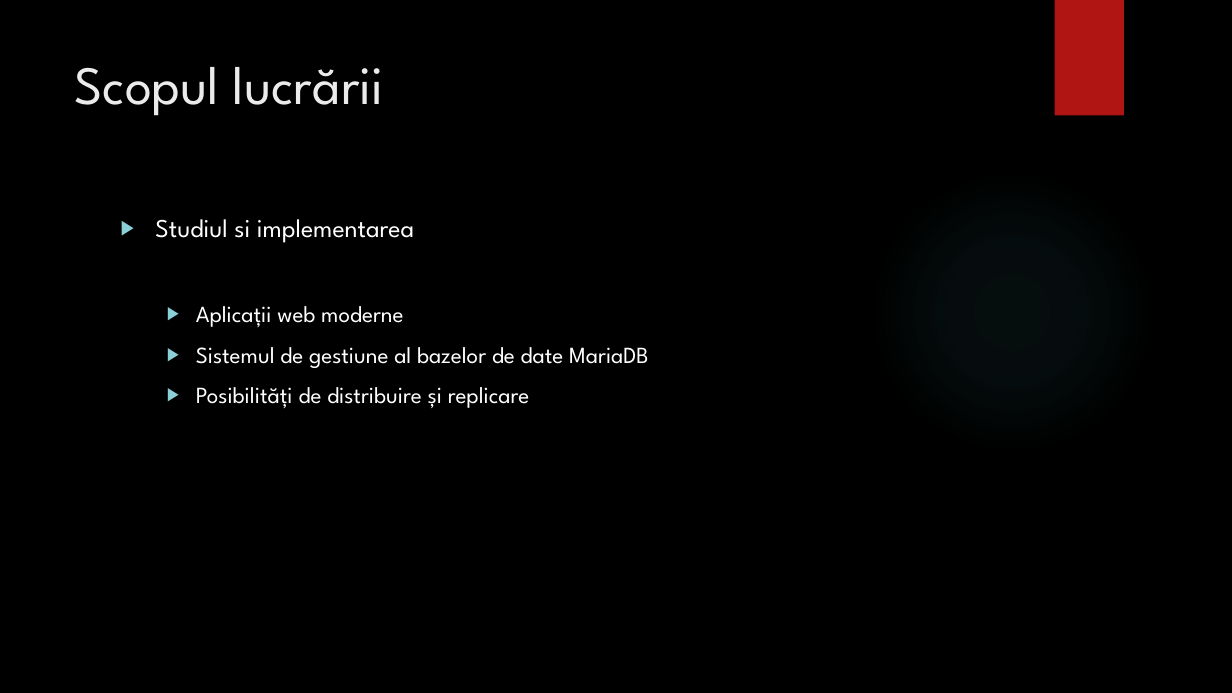
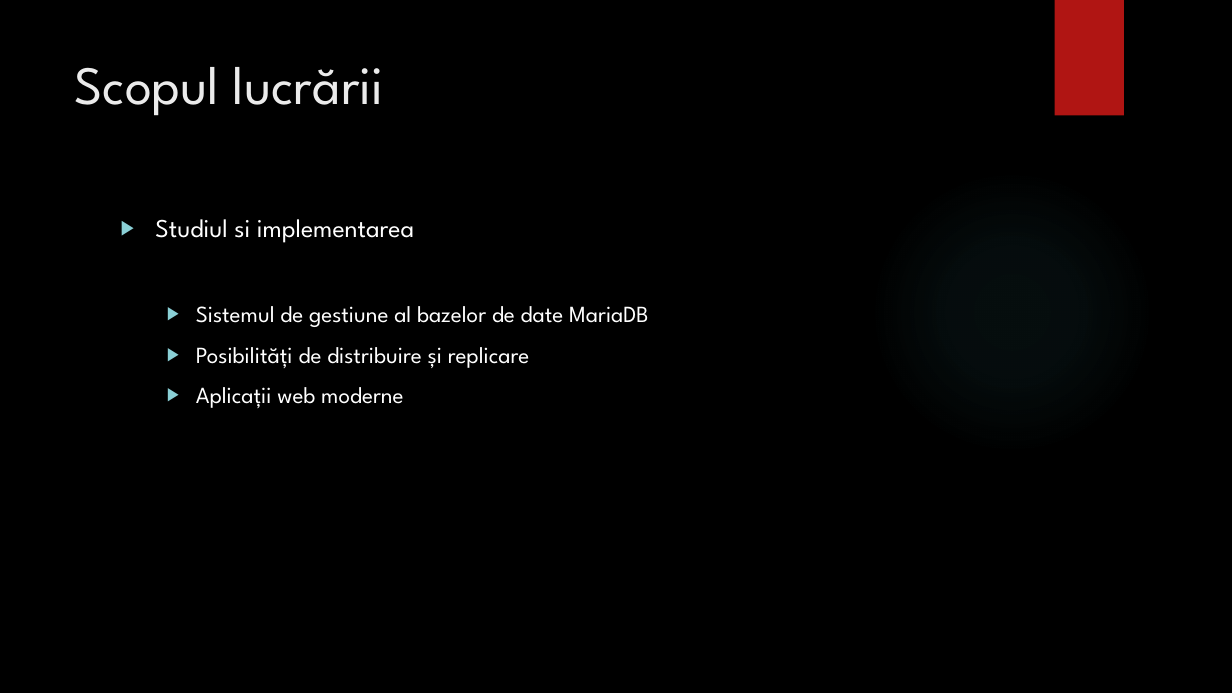
Before and after one commit to bogdanmatra/stoma, a slide deck: slide 3 of documentation/Prezentare_Licenta_Matragociu_Bogdan.pptx. Drawn at 1232x693 pixels with LibreOffice and Linux fonts; fonts in the diff are those of the drawing; background and template pictures are left out. Boxes give left, top, right and bottom in pixels: in the first picture for what was removed or moved away, otherwise in the second. Text is boxed around its words. In the diff, an @@ line names an element or a change of style, - is before the commit and + after.

```diff
--- a/documentation/Prezentare_Licenta_Matragociu_Bogdan.pptx
+++ b/documentation/Prezentare_Licenta_Matragociu_Bogdan.pptx
@@ text at (x1=196, y1=306, x2=403, y2=327): paragraph removed @@
-  ▶ Aplicații web moderne
@@ text at (x1=196, y1=387, x2=403, y2=408): paragraph added @@
+  ▶ Aplicații web moderne
```
Also in this commit, not shown: 8 other slides changed, 4 slides added, 2 slides removed, 1 other file.
